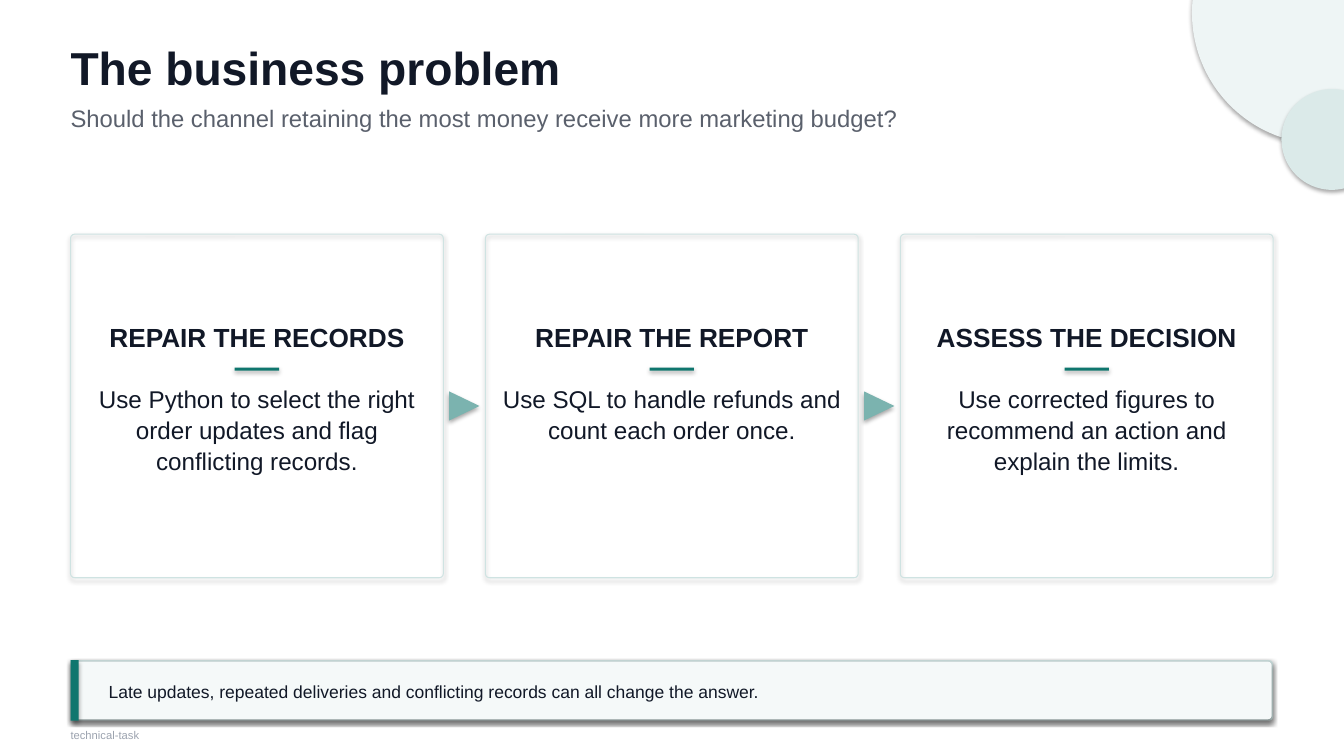
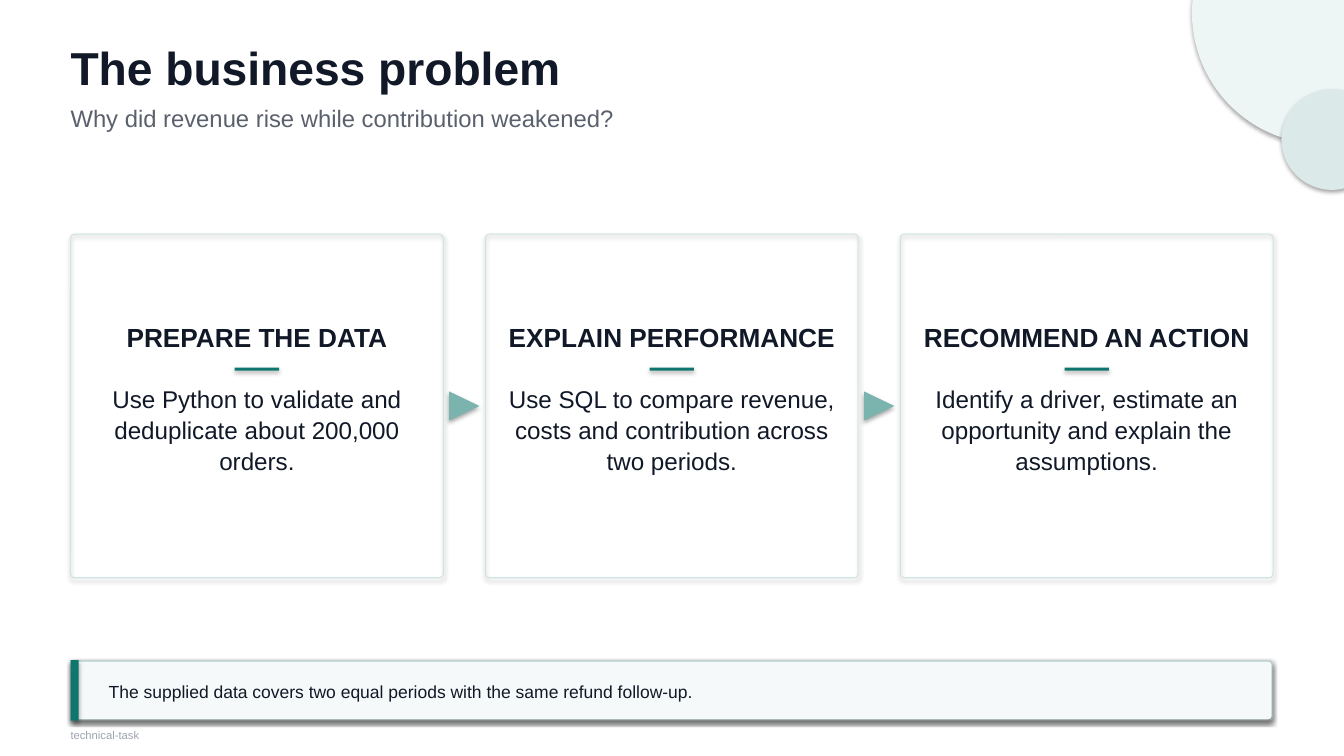
Before and after one commit to Jasonada13/ai-solutions-intern-task, a slide deck: slide 2 of docs/technical-task.pptx. Drawn at 1344x756 pixels with LibreOffice and Linux fonts; fonts in the diff are those of the drawing. Boxes give left, top, right and bottom in pixels: in the first picture for what was removed or moved away, otherwise in the second. Text is boxed around its words. In the diff, an @@ line names an element or a change of style, - is before the commit and + after.

Commit message:
Make the technical task a reproducible performance investigation

```diff
--- a/docs/technical-task.pptx
+++ b/docs/technical-task.pptx
@@ text at (71,109,613,132): text changed @@
-Should the channel retaining the most money receive more marketing budget?
+Why did revenue rise while contribution weakened?
@@ text at (127,329,387,347): text changed @@
-REPAIR THE RECORDS
+PREPARE THE DATA
@@ text at (509,328,834,348): text changed @@
-REPAIR THE REPORT
+EXPLAIN PERFORMANCE
@@ text at (924,328,1249,348): text changed @@
-ASSESS THE DECISION
+RECOMMEND AN ACTION
@@ text at (112,390,401,471): text changed @@
-Use Python to select the right order updates and flag conflicting records.
+Use Python to validate and deduplicate about 200,000 orders.
@@ text at (509,391,834,475): text changed @@
-Use SQL to handle refunds and count each order once.
+Use SQL to compare revenue, costs and contribution across two periods.
@@ text at (935,390,1238,475): text changed @@
-Use corrected figures to recommend an action and explain the limits.
+Identify a driver, estimate an opportunity and explain the assumptions.
@@ text at (109,685,693,702): text changed @@
-Late updates, repeated deliveries and conflicting records can all change the answer.
+The supplied data covers two equal periods with the same refund follow-up.
```
Also in this commit, not shown: 4 other slides changed, 1 slide added, 1 slide removed, 17 other files.
